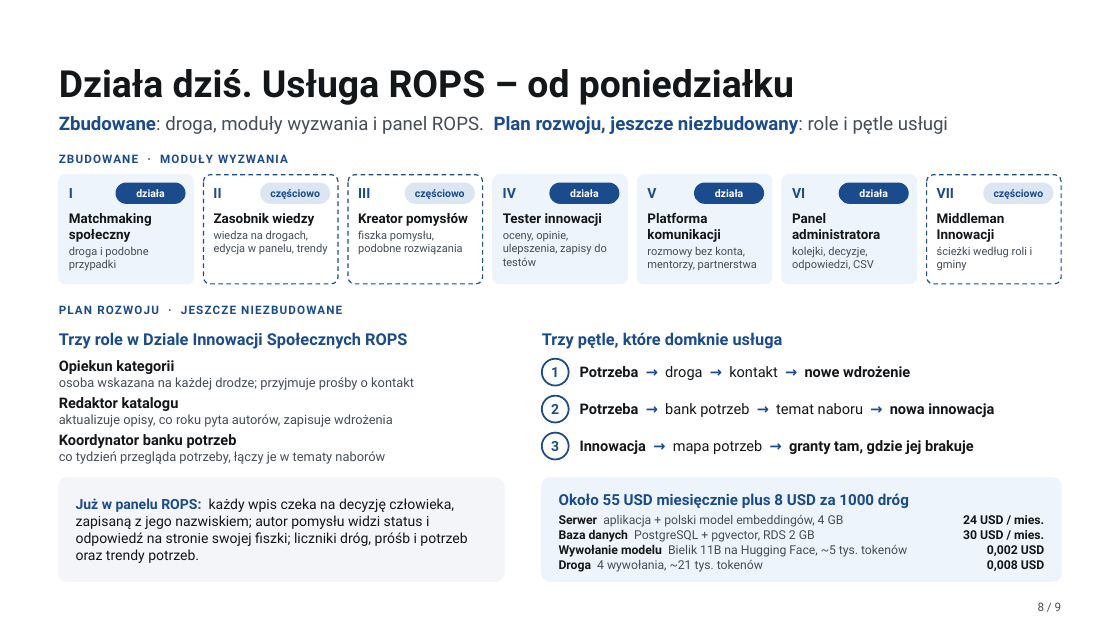
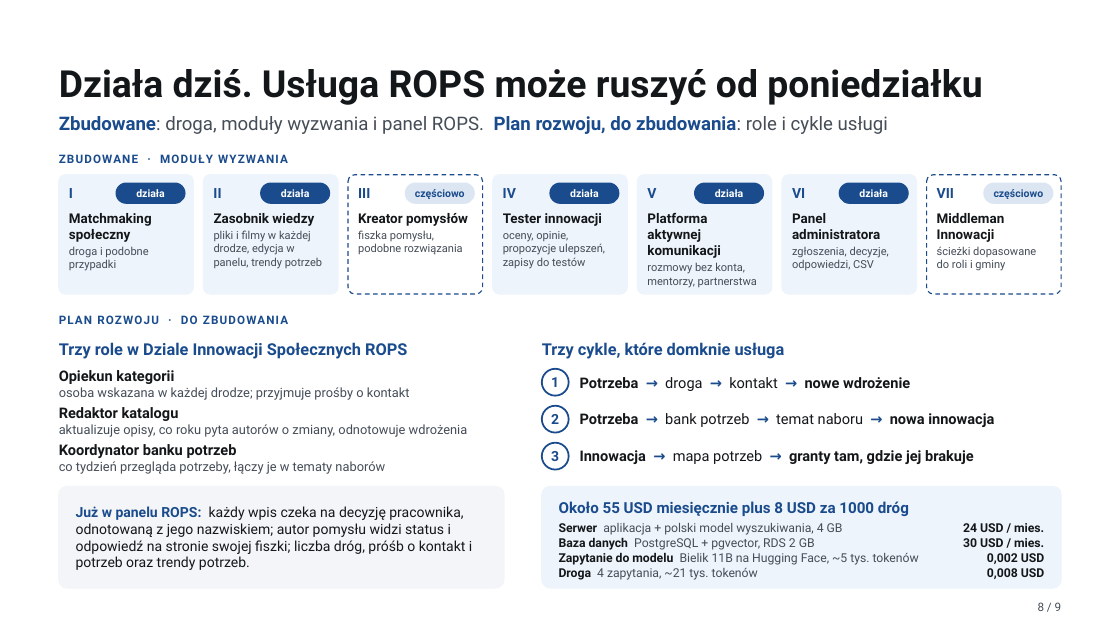
Before and after one commit to bobrovsky420/hackyeah2026, a slide deck: slide 8 of docs/presentation/presentation.pptx. Drawn at 1120x630 pixels with LibreOffice and Linux fonts; fonts in the diff are those of the drawing. Boxes give left, top, right and bottom in pixels: in the first picture for what was removed or moved away, otherwise in the second. Text is boxed around its words. In the diff, an @@ line names an element or a change of style, - is before the commit and + after.

```diff
--- a/docs/presentation/presentation.pptx
+++ b/docs/presentation/presentation.pptx
@@ text at [59,69,982,134]: text changed @@
-Działa dziś. Usługa ROPS – od poniedziałku
-Zbudowane: droga, moduły wyzwania i panel ROPS. Plan rozwoju, jeszcze niezbudowany: role i pętle usługi
+Działa dziś. Usługa ROPS może ruszyć od poniedziałku
+Zbudowane: droga, moduły wyzwania i panel ROPS. Plan rozwoju, do zbudowania: role i cykle usługi
@@ rounded rectangle: place and size @@
-rounded rectangle at [59,175,193,284]
+rounded rectangle at [59,175,193,294]
@@ rounded rectangle: place and size @@
-rounded rectangle at [203,175,338,284]
+rounded rectangle at [203,175,338,294]
@@ rounded rectangle at [203,175,338,294]: fill #FFFFFF to #EEF4FB; outline #1A4B8C 1 pt dashed to #EEF4FB 1 pt; proportions changed @@
@@ rounded rectangle: place and size @@
-rounded rectangle at [348,175,482,284]
+rounded rectangle at [348,175,482,294]
@@ rounded rectangle: place and size @@
-rounded rectangle at [493,175,628,284]
+rounded rectangle at [493,175,628,294]
@@ rounded rectangle: place and size @@
-rounded rectangle at [638,175,772,284]
+rounded rectangle at [638,175,772,294]
@@ rounded rectangle: place and size @@
-rounded rectangle at [782,175,917,284]
+rounded rectangle at [782,175,917,294]
@@ proportions changed in 8 elements at [542,486,1061,588], [59,486,504,588], [59,175,193,294], [348,175,482,294], [493,175,628,294], [638,175,772,294], [782,175,917,294], [927,175,1061,294] @@
@@ rounded rectangle: place and size @@
-rounded rectangle at [927,175,1061,284]
+rounded rectangle at [927,175,1061,294]
@@ rounded rectangle at [260,183,329,203]: fill #DCE6F2 to #1A4B8C; outline #DCE6F2 1 pt to #1A4B8C 1 pt @@
@@ text at [281,189,310,197]: text changed; text colour #1A4B8C to #FFFFFF @@
-częściowo
+działa
@@ text at [214,230,322,269]: text changed @@
-wiedza na drogach, edycja w panelu, trendy
+pliki i filmy w każdej drodze, edycja w panelu, trendy potrzeb
@@ text at [503,231,605,269]: text changed @@
-oceny, opinie, ulepszenia, zapisy do testów
+oceny, opinie, propozycje ulepszeń, zapisy do testów
@@ text at [647,213,720,258]: text changed @@
-Platforma komunikacji
+Platforma aktywnej komunikacji
@@ text at [792,246,889,270]: text changed @@
-kolejki, decyzje, odpowiedzi, CSV
+zgłoszenia, decyzje, odpowiedzi, CSV
@@ text at [937,246,1036,271]: text changed @@
-ścieżki według roli i gminy
+ścieżki dopasowane do roli i gminy
@@ text at [97,315,198,324]: text changed @@
-PLAN ROZWOJU · JESZCZE NIEZBUDOWANE
+PLAN ROZWOJU · DO ZBUDOWANIA
@@ text at [542,342,785,359]: text changed @@
-Trzy pętle, które domknie usługa
+Trzy cykle, które domknie usługa
@@ text at [59,387,410,400]: text changed @@
-osoba wskazana na każdej drodze; przyjmuje prośby o kontakt
+osoba wskazana w każdej drodze; przyjmuje prośby o kontakt
@@ 16 texts, 3 ellipses, 2 rounded rectangles: place and size @@
-16 texts, 3 ellipses, 2 rounded rectangles at [59,332,1061,581]
+16 texts, 3 ellipses, 2 rounded rectangles at [59,342,1061,588]
@@ text at [59,424,468,437]: text changed @@
-aktualizuje opisy, co roku pyta autorów, zapisuje wdrożenia
+aktualizuje opisy, co roku pyta autorów o zmiany, odnotowuje wdrożenia
@@ text at [76,506,472,570]: text changed @@
-Już w panelu ROPS: każdy wpis czeka na decyzję człowieka, zapisaną z jego nazwiskiem; autor pomysłu widzi status i odpowiedź na stronie swojej fiszki; liczniki dróg, próśb i potrzeb oraz trendy potrzeb.
+Już w panelu ROPS: każdy wpis czeka na decyzję pracownika, odnotowaną z jego nazwiskiem; autor pomysłu widzi status i odpowiedź na stronie swojej fiszki; liczba dróg, próśb o kontakt i potrzeb oraz trendy potrzeb.
@@ text at [559,523,843,535]: text changed @@
-Serwer aplikacja + polski model embeddingów, 4 GB
+Serwer aplikacja + polski model wyszukiwania, 4 GB
@@ text at [559,553,919,565]: text changed @@
-Wywołanie modelu Bielik 11B na Hugging Face, ~5 tys. tokenów
+Zapytanie do modelu Bielik 11B na Hugging Face, ~5 tys. tokenów
@@ text at [559,568,758,580]: text changed @@
-Droga 4 wywołania, ~21 tys. tokenów
+Droga 4 zapytania, ~21 tys. tokenów
```
Also in this commit, not shown: 7 other slides changed, 5 other files.
